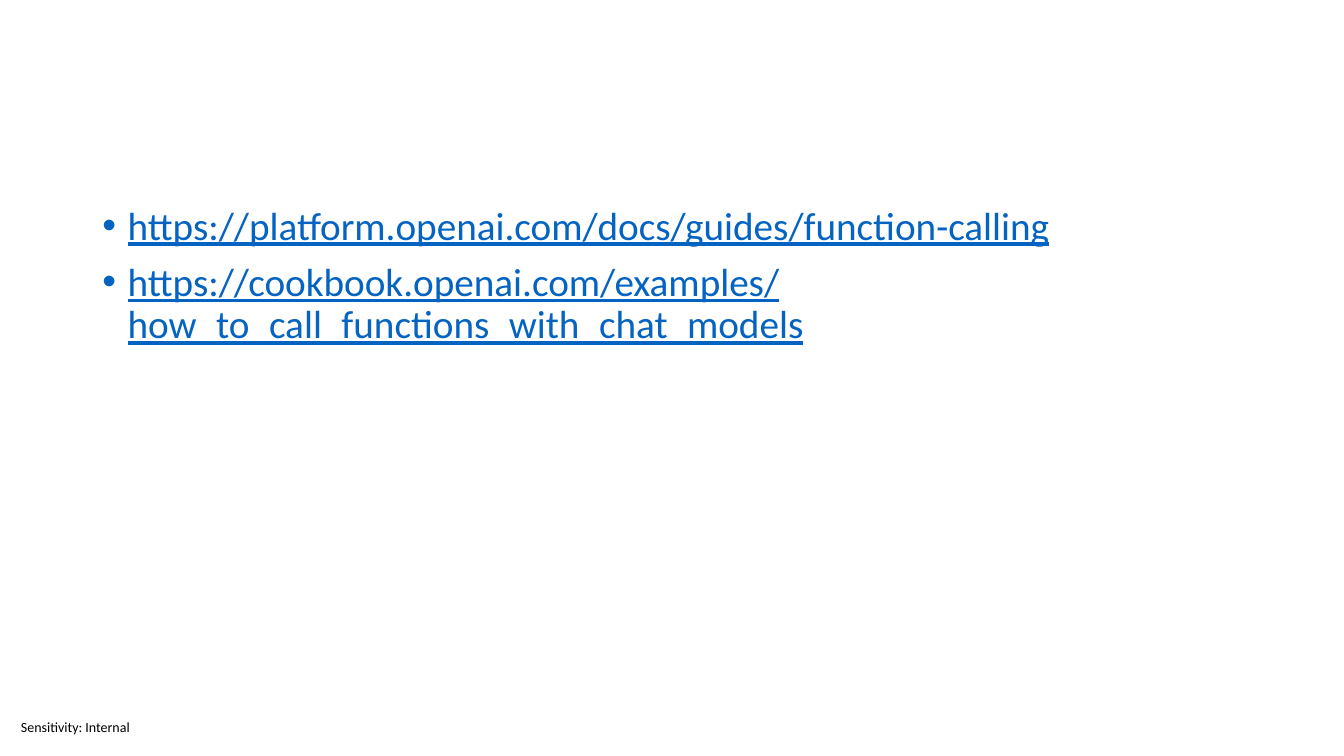
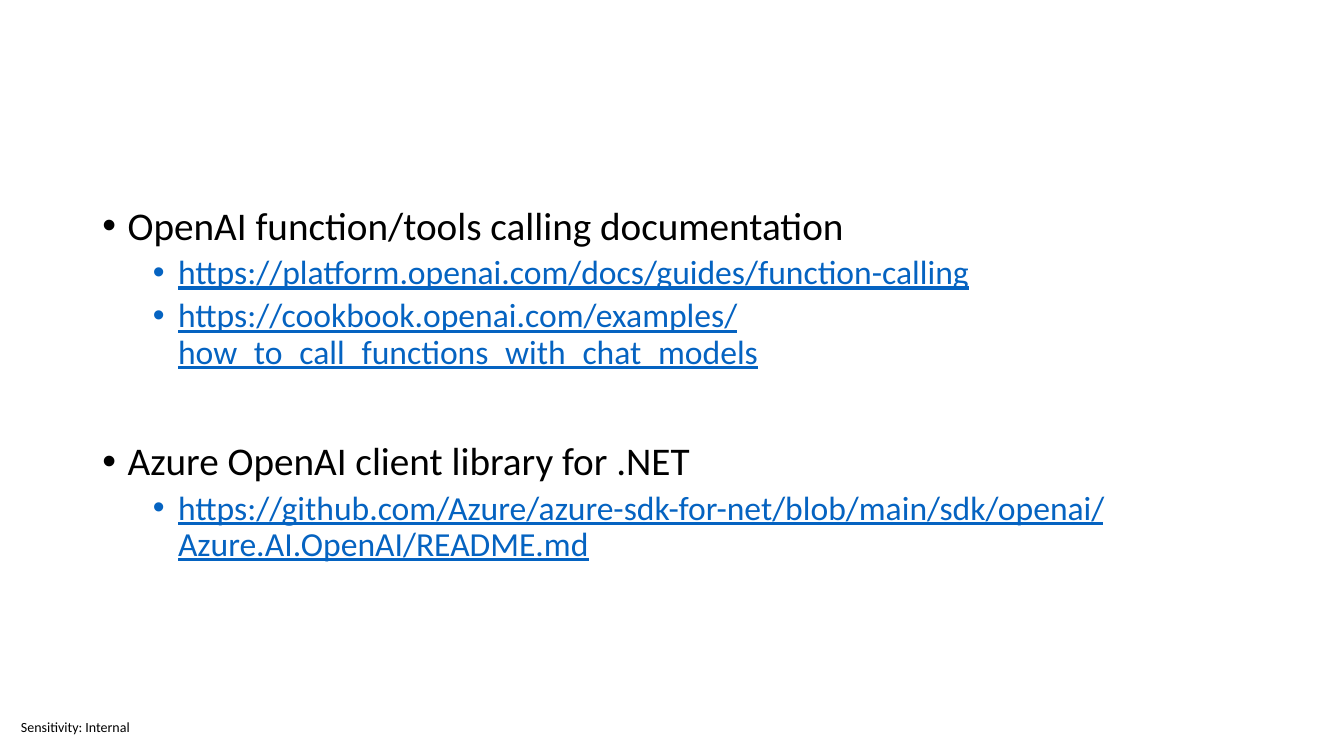
Before and after one commit to sabbadino/function-caling, a slide deck: slide 13 of Function calling.pptx (slide 19 before the commit). Drawn at 1344x756 pixels with LibreOffice and Linux fonts; fonts in the diff are those of the drawing. Boxes give left, top, right and bottom in pixels: in the first picture for what was removed or moved away, otherwise in the second. Text is boxed around its words. In the diff, an @@ line names an element or a change of style, - is before the commit and + after.

```diff
--- a/Function calling.pptx
+++ b/Function calling.pptx
@@ text at (128,212,843,247): paragraph added @@
+• OpenAI function/tools calling documentation
@@ text at (178,260,969,369): size 28 to 24 pt in "https://platform.openai.com/docs/guides/function-calling", "https://cookbook.openai.com/examples/how_to_call_functions_w ..."; list level 1 to 2 in "https://platform.openai.com/docs/guides/function-calling"; list level 1 to 2 in "https://cookbook.openai.com/examples/how_to_call_functions_w ..." @@
@@ text at (128,447,1104,562): paragraphs added @@
+• Azure OpenAI client library for .NET
+  • https://github.com/Azure/azure-sdk-for-net/blob/main/sdk/openai/Azure.AI.OpenAI/README.md
```
Also in this commit, not shown: 8 other slides changed, 6 slides removed.
